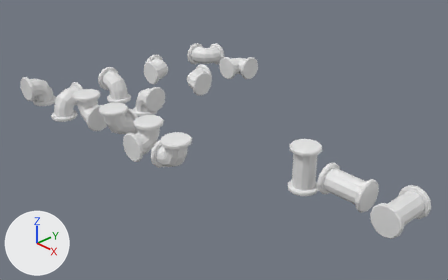
The Blender file Assets/blender_obj/Pipe_Bend.blend, before and after one commit.
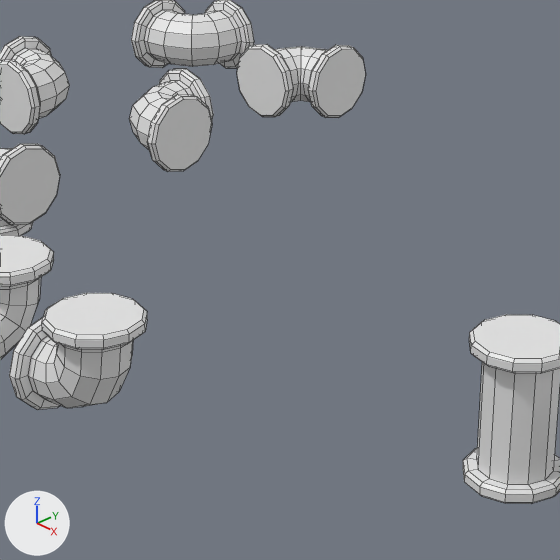
Each version appears first whole from a 50 mm camera at (8.57, -8.82, 6.08) aimed at (-1.26, 0.43, -0.54), and next in a close-up on the part from 33% to 71% of the width and 16% to 76% of the height. Lighting does not change. The marker at lower left points along +X, +Y and +Z. The close-ups show mesh edges as thin lines.

Before the edit, the objects in view are built like this:
```python
me_cylinder_020 = bpy.data.meshes.new('Cylinder.020')
me_cylinder_020.from_pydata(...)  # 180 vertices, 170 faces; spans x -0.33..0.5, y -0.5..0.33, z -0.33..0.33
me_cylinder_021 = bpy.data.meshes.new('Cylinder.021')
me_cylinder_021.from_pydata(...)  # 180 vertices, 170 faces; spans x -0.5..0.33, y -0.5..0.33, z -0.33..0.33
me_cylinder_022 = bpy.data.meshes.new('Cylinder.022')
me_cylinder_022.from_pydata(...)  # 180 vertices, 170 faces; spans x -0.5..0.33, y -0.33..0.5, z -0.33..0.33
ob_pipe_left_back = bpy.data.objects.new('Pipe_Left_Back', me_cylinder_021)
ob_pipe_left_back.location = (-5.01, 1.585, 0.0)
ob_pipe_left_forward = bpy.data.objects.new('Pipe_Left_Forward', me_cylinder_022)
ob_pipe_left_forward.location = (-5.01, 3.191, 0.0)
ob_pipe_right_back = bpy.data.objects.new('Pipe_Right_Back', me_cylinder_020)
ob_pipe_right_back.location = (-3.834, 3.448, 0.0)
# also in view: 'Pipe_Right_Forward' at (-3.75, 1.69, 0.0); 'Pipe_Left_Up' at (-0.52, -1.69, 0.09); 'Pipe_Up_Down' at (1.59, 0.0, 0.0); 'Pipe_Back_Up' at (-1.54, -1.64, 0.09); 'Pipe_Right_Down' at (-3.75, 0.0, -0.09)
```
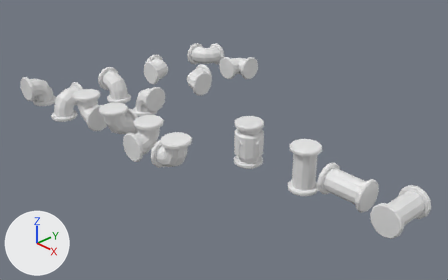
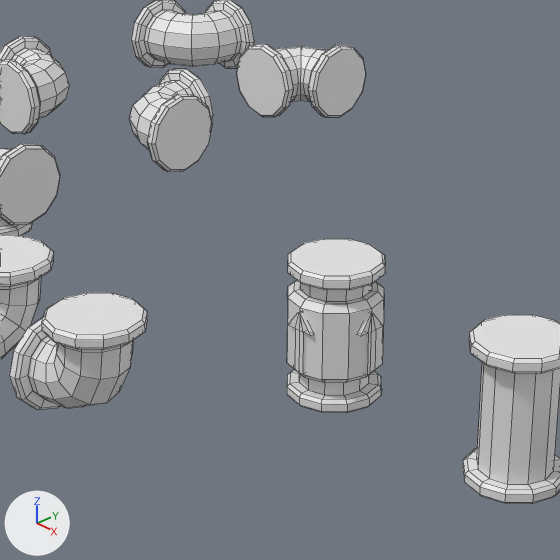
The change, as JSON lines over the scene's bpy script:
```json
{"op": "add", "block": "me_cylinder_001", "code": ["me_cylinder_001 = bpy.data.meshes.new('Cylinder.001')", "me_cylinder_001.from_pydata(...)  # 272 vertices, 254 faces; spans x -0.337..0.337, y -0.337..0.337, z -0.5..0.5"]}
{"op": "add", "block": "ob_pipe_in_out", "code": ["ob_pipe_in_out = bpy.data.objects.new('Pipe_In_Out', me_cylinder_001)", "ob_pipe_in_out.location = (0.0, 0.0, 0.0)"]}
```

Pixel boxes (x1, y1, x2, y2) of what changed, in the close-ups (560 x 560 px):
```json
{"object": "Pipe_In_Out", "change": "added", "after": [287, 239, 385, 413]}
```
